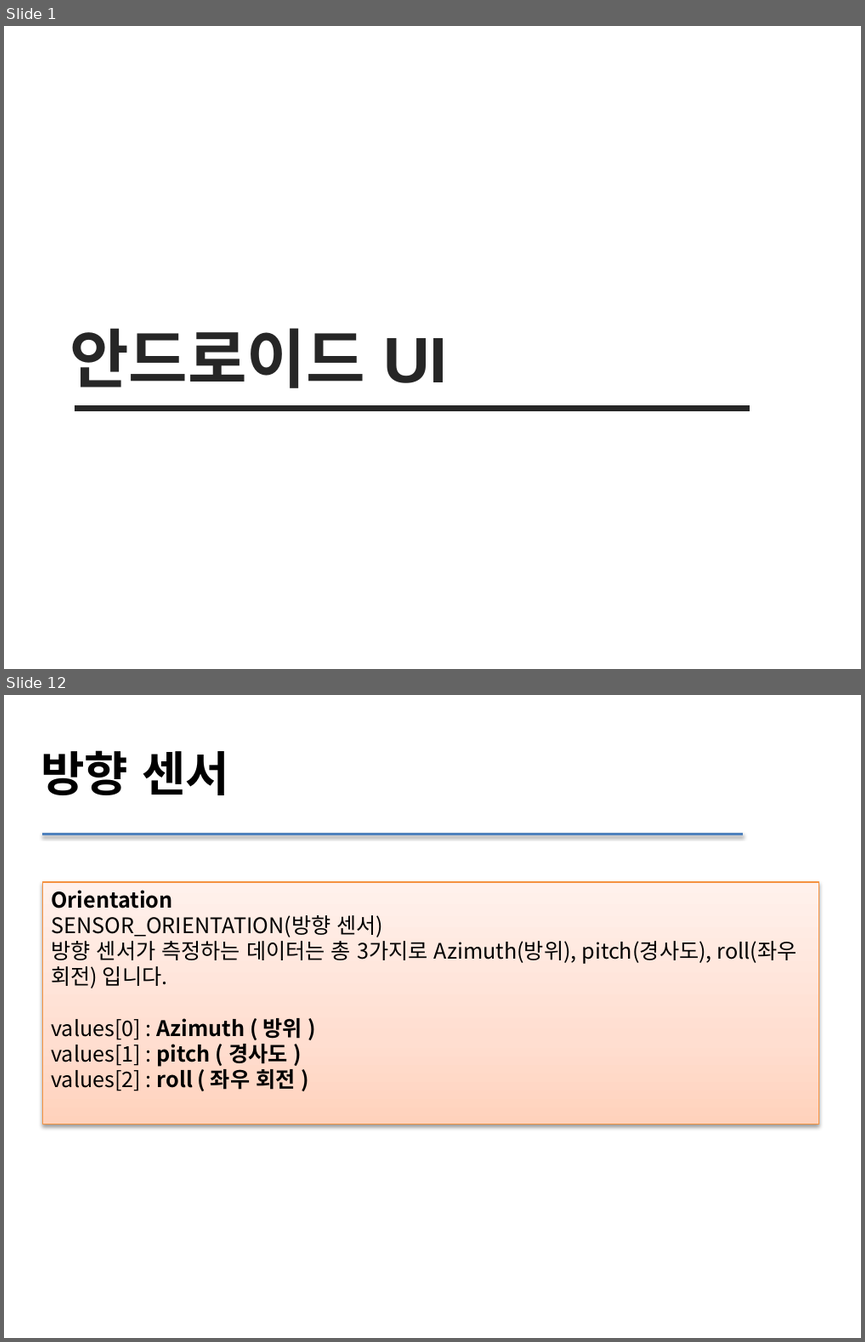
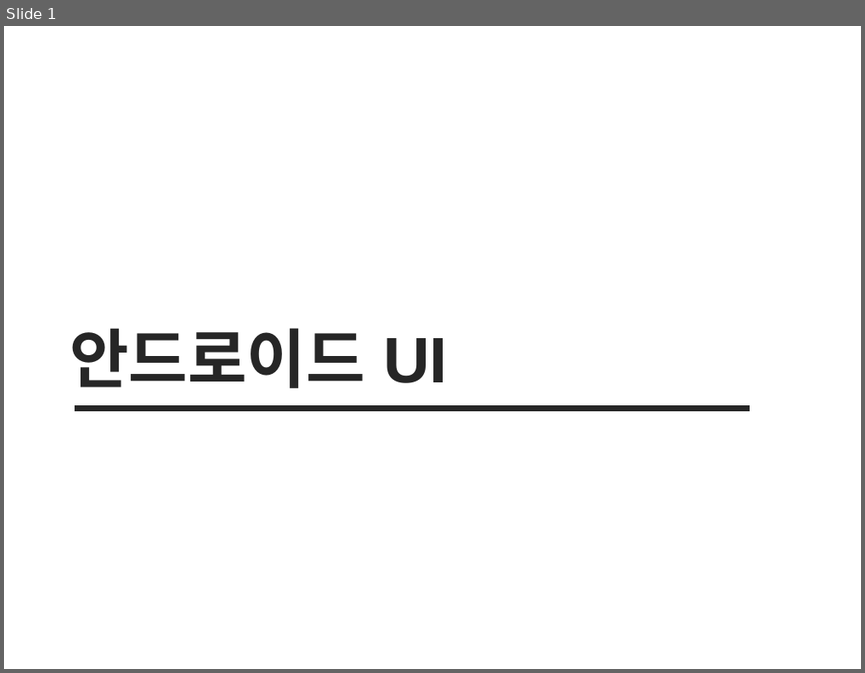
Before and after one commit to sc545/Beacon, a slide deck: 안드로이드 UI.pptx. Shown one above the other, each under a label of ours: slides 1 and 12 before the commit, slide 1 after it; the slides between them are not shown. The pictures are 865x1342 and 865x673 pixels, drawn with LibreOffice and Linux fonts; fonts in the diff are those of the drawing. Boxes give left, top, right and bottom in pixels: in the first picture for what was removed or moved away, otherwise in the second. Text is boxed around its words. In the diff, an @@ line names an element or a change of style, - is before the commit and + after.

```diff
--- a/안드로이드 UI.pptx
+++ b/안드로이드 UI.pptx
@@ slide 12 removed at (4, 695, 861, 1338), background #FFFFFF @@
@@ text removed at (41, 750, 229, 795) @@
-방향 센서
@@ line removed from (42, 834) to (743, 834) @@
@@ rectangle removed at (42, 882, 819, 1124) @@
-Orientation
-SENSOR_ORIENTATION(방향 센서)
-방향 센서가 측정하는 데이터는 총 3가지로 Azimuth(방위), pitch(경사도), roll(좌우 회전) 입니다.
-values[0] : Azimuth ( 방위 )
-values[1] : pitch ( 경사도 )
-values[2] : roll ( 좌우 회전 )
```
Also in this commit, not shown: 19 slides added, 14 other slides removed, 1 other file.
